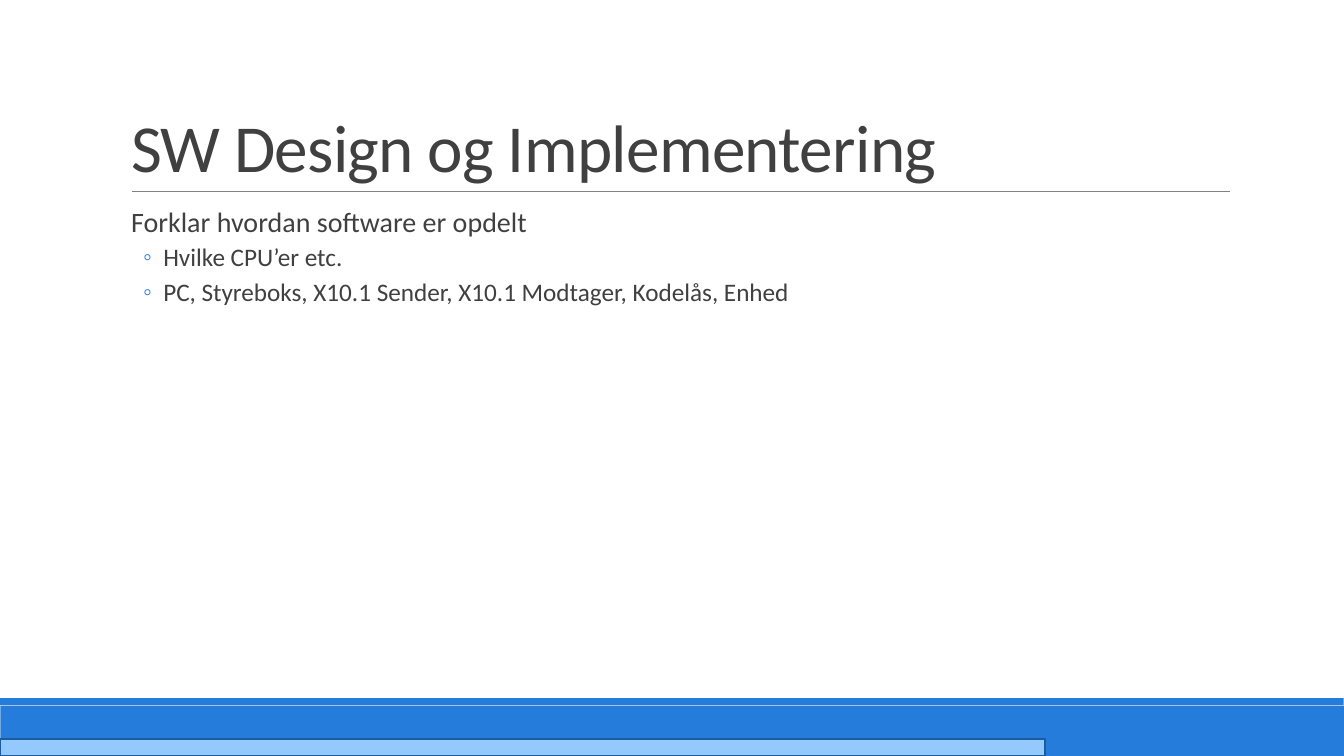
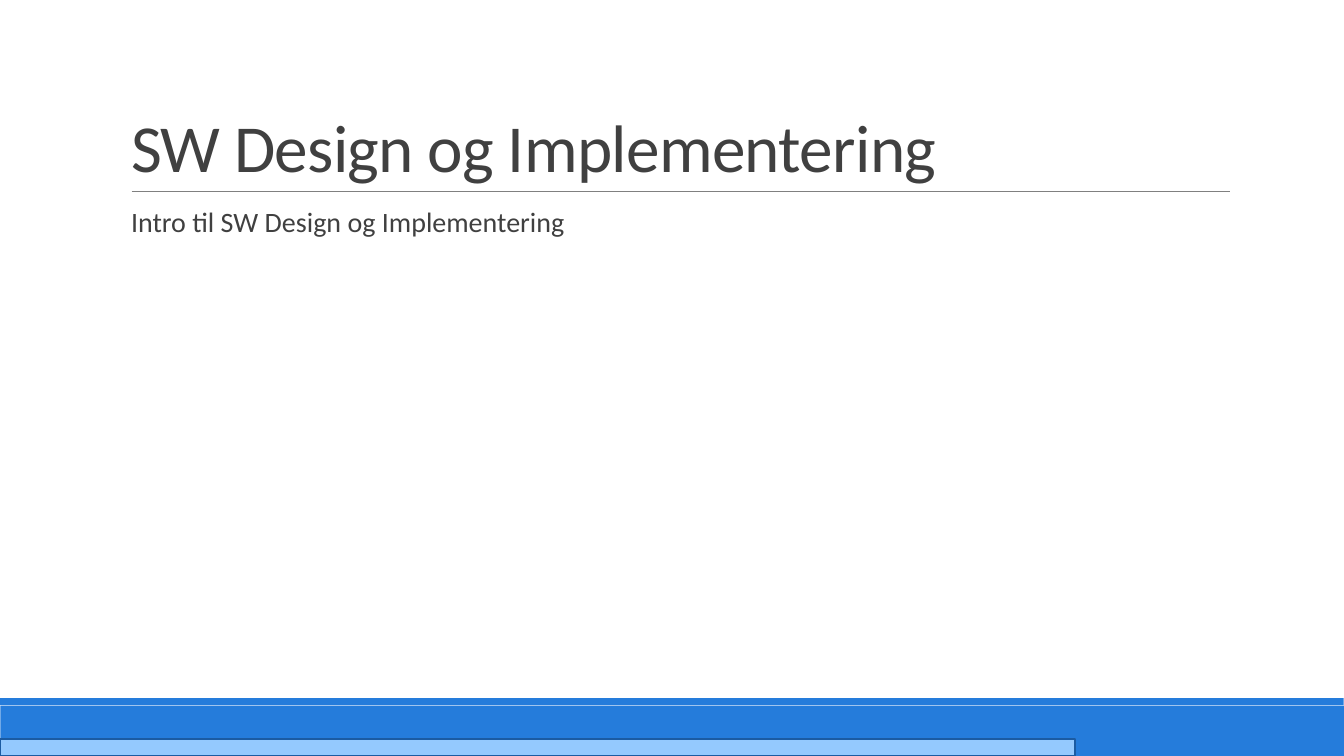
Before and after one commit to PRJ2GR15/Rapport, a slide deck: slide 28 of Fremlæggelse/Fremlæggelse.pptm. Drawn at 1344x756 pixels with LibreOffice and Linux fonts; fonts in the diff are those of the drawing. Boxes give left, top, right and bottom in pixels: in the first picture for what was removed or moved away, otherwise in the second. Text is boxed around its words. In the diff, an @@ line names an element or a change of style, - is before the commit and + after.

```diff
--- a/Fremlæggelse/Fremlæggelse.pptm
+++ b/Fremlæggelse/Fremlæggelse.pptm
@@ text at <box>131,212,564,237</box>: text changed; size 18 to 20 pt @@
-  Forklar hvordan software er opdelt
-  ◦ Hvilke CPU’er etc.
-  ◦ PC, Styreboks, X10.1 Sender, X10.1 Modtager, Kodelås, Enhed
+  Intro til SW Design og Implementering
@@ rectangle: place and size @@
-rectangle at <box>0,739,1046,756</box>
+rectangle at <box>0,739,1076,756</box>
```
Also in this commit, not shown: 30 other slides changed, 1 slide added, 1 slide removed, 2 other files.
